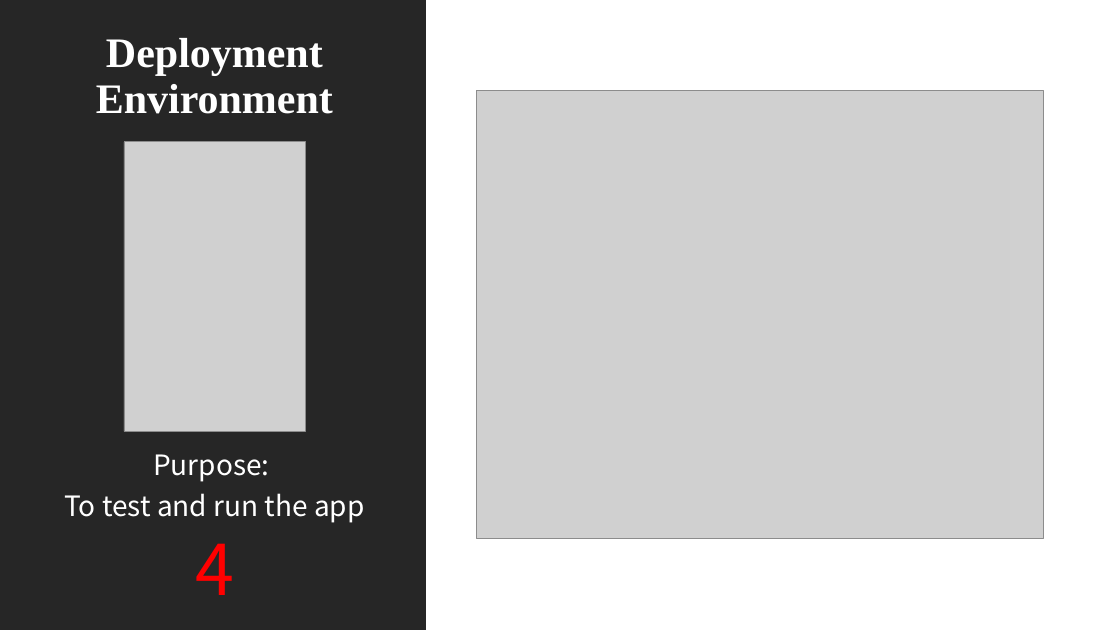
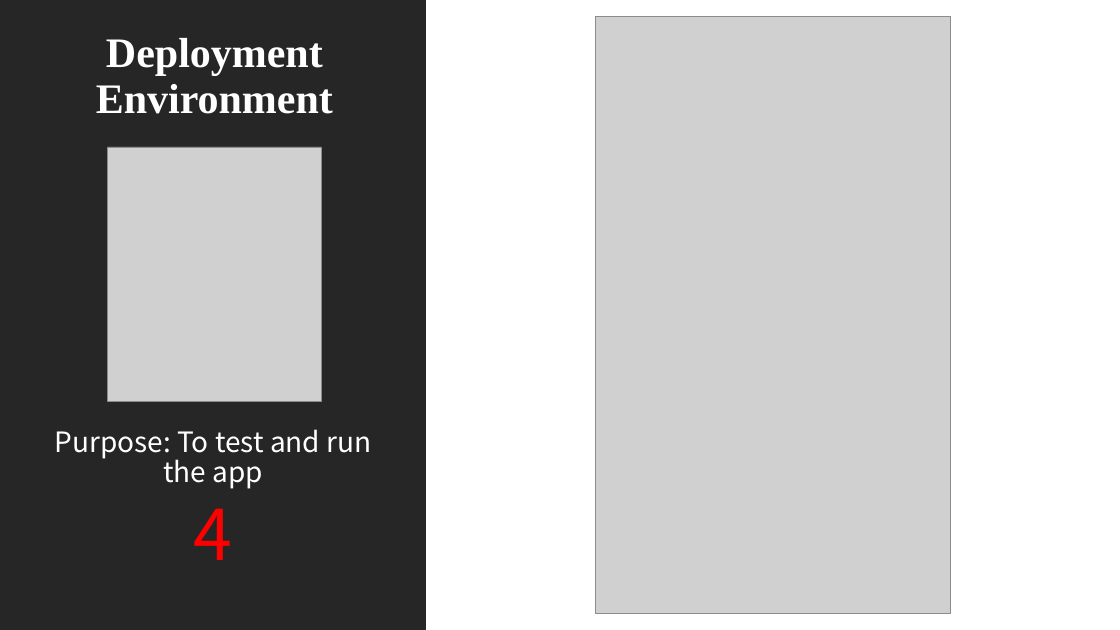
Before and after one commit to Computer-Girl/3308Project, a slide deck: slide 12 of LetsGo.pptx (slide 11 before the commit). Drawn at 1120x630 pixels with LibreOffice and Linux fonts; fonts in the diff are those of the drawing; grey boxes stand for pictures. Boxes give left, top, right and bottom in pixels: in the first picture for what was removed or moved away, otherwise in the second. Text is boxed around its words. In the diff, an @@ line names an element or a change of style, - is before the commit and + after.

```diff
--- a/LetsGo.pptx
+++ b/LetsGo.pptx
@@ picture: place and size @@
-picture at [124,142,305,432]
+picture at [596,16,950,613]
@@ picture removed at [476,91,1044,539] @@
@@ picture added at [108,147,322,402] @@
@@ text "Purpose: To test and run ...": place and size @@
-text "Purpose: To test and run ..." at [64,454,364,595]
+text "Purpose: To test and run ..." at [55,429,371,560]
@@ text at [55,429,371,489]: text changed @@
-Purpose:
-To test and run the app
+Purpose: To test and run the app
```
Also in this commit, not shown: 4 other slides changed, 1 slide added.
